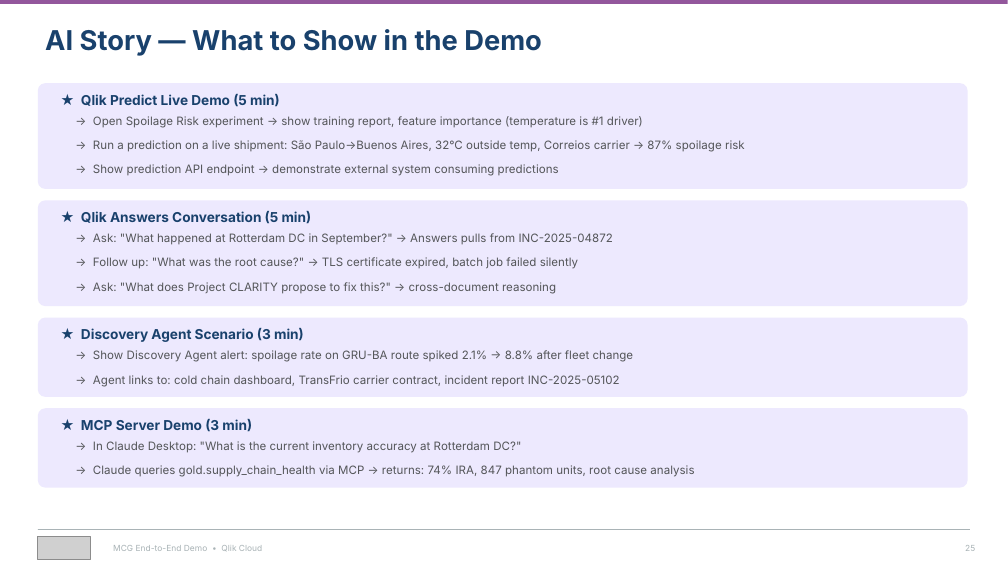
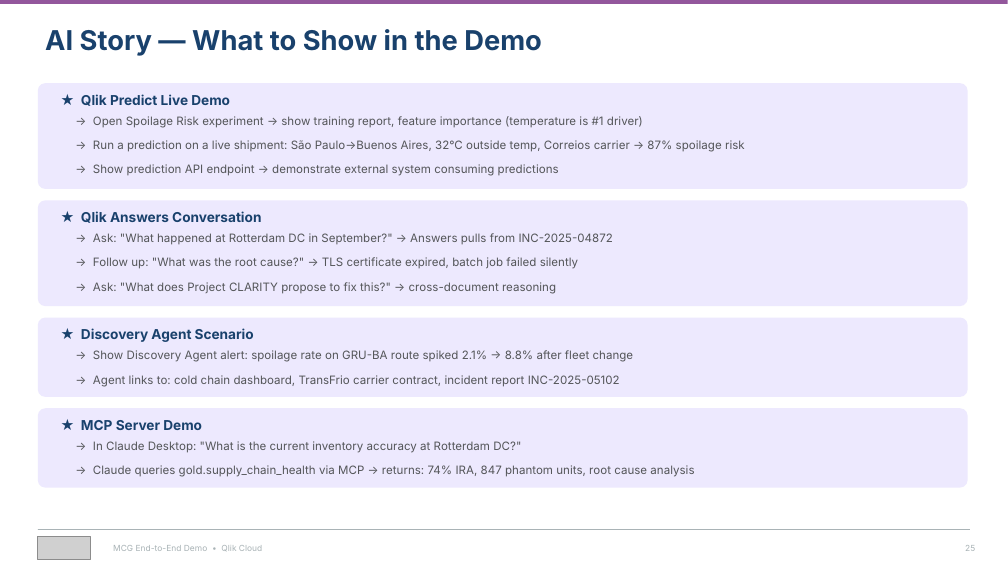
Before and after one commit to robertschoenfeldqlik/meridan_retail_group_qlik_demo_assets, a slide deck: slide 25 of MCG_Demo_Overview_Four_Stories.pptx. Drawn at 1008x567 pixels with LibreOffice and Linux fonts; fonts in the diff are those of the drawing; grey boxes stand for pictures. Boxes give left, top, right and bottom in pixels: in the first picture for what was removed or moved away, otherwise in the second. Text is boxed around its words. In the diff, an @@ line names an element or a change of style, - is before the commit and + after.

```diff
--- a/MCG_Demo_Overview_Four_Stories.pptx
+++ b/MCG_Demo_Overview_Four_Stories.pptx
@@ text at (x1=81, y1=94, x2=230, y2=106): text changed @@
-★ Qlik Predict Live Demo (5 min)
+★ Qlik Predict Live Demo
@@ text at (x1=81, y1=211, x2=261, y2=223): text changed @@
-★ Qlik Answers Conversation (5 min)
+★ Qlik Answers Conversation
@@ text at (x1=81, y1=328, x2=254, y2=342): text changed @@
-★ Discovery Agent Scenario (3 min)
+★ Discovery Agent Scenario
@@ text at (x1=81, y1=420, x2=202, y2=430): text changed @@
-★ MCP Server Demo (3 min)
+★ MCP Server Demo
```
Also in this commit, not shown: 3 other slides changed, 1 other file.
